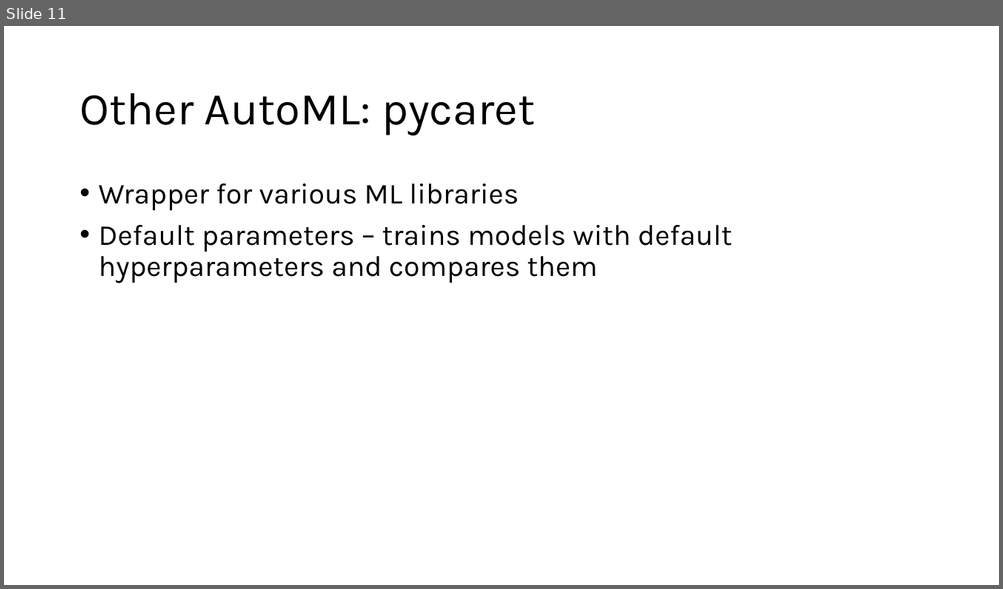
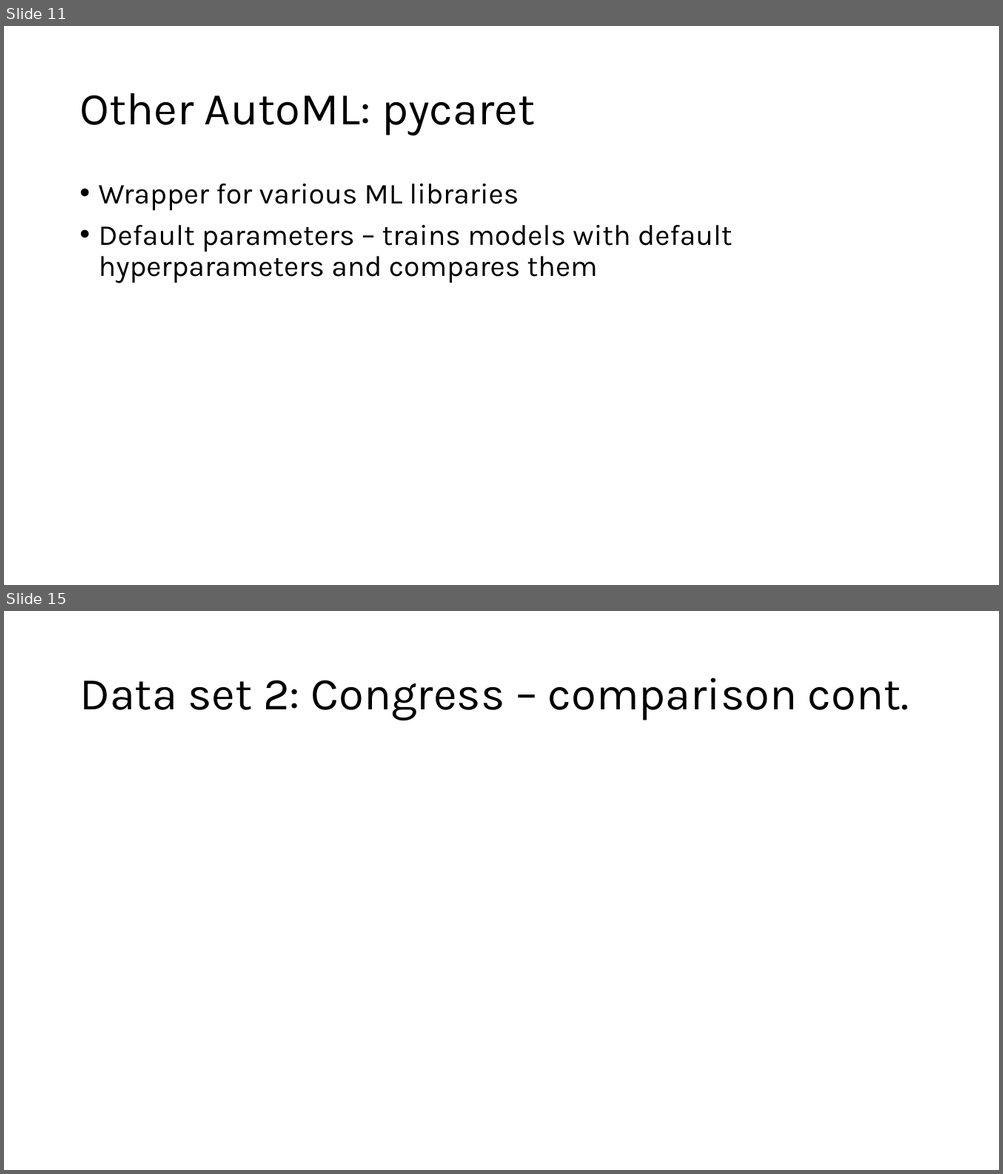
Before and after one commit to amanfc7/Machine-Learaning, a slide deck: ex3/presentation_ex_3_ver02.pptx. Shown one above the other, each under a label of ours: slide 11 before the commit, slides 11 and 15 after it; the slides between them are not shown. The pictures are 1003x589 and 1003x1174 pixels, drawn with LibreOffice and Linux fonts; fonts in the diff are those of the drawing. Boxes give left, top, right and bottom in pixels: in the first picture for what was removed or moved away, otherwise in the second. Text is boxed around its words. In the diff, an @@ line names an element or a change of style, - is before the commit and + after.

Commit message:
more work on presentation

```diff
--- a/ex3/presentation_ex_3_ver02.pptx
+++ b/ex3/presentation_ex_3_ver02.pptx
@@ slide 15 added at box(4, 611, 999, 1170), background #FFFFFF @@
@@ title added at box(79, 678, 909, 721), 44 pt, text #000000 @@
+Data set 2: Congress – comparison cont.
```
Also in this commit, not shown: 7 other slides added, 5 other files.
